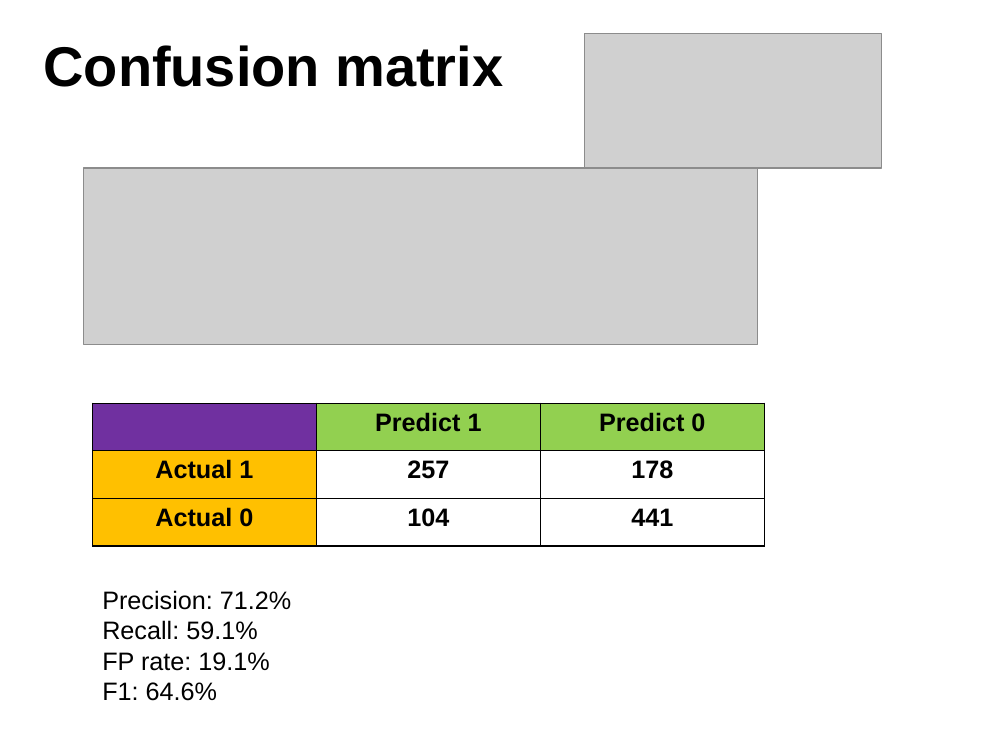
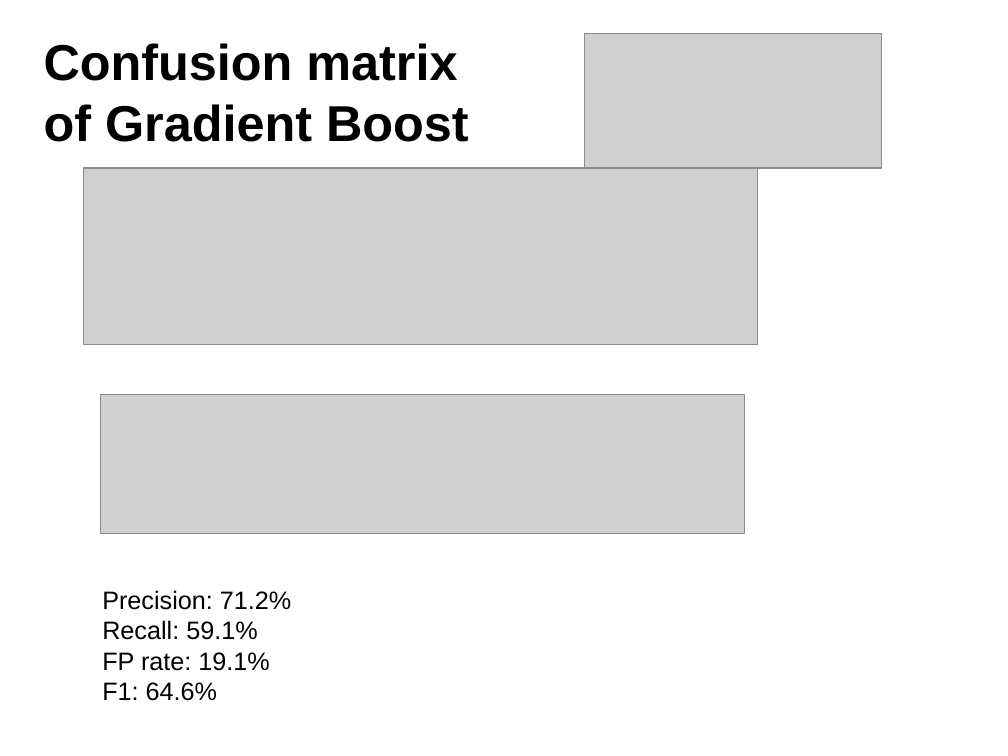
Before and after one commit to ggigaev/SFeaters, a slide deck: slide 12 of ppt/SFeaters_Final.pptx (slide 20 before the commit). Drawn at 1008x756 pixels with LibreOffice and Linux fonts; fonts in the diff are those of the drawing; grey boxes stand for pictures; background and template pictures are left out. Boxes give left, top, right and bottom in pixels: in the first picture for what was removed or moved away, otherwise in the second. Text is boxed around its words. In the diff, an @@ line names an element or a change of style, - is before the commit and + after.

```diff
--- a/ppt/SFeaters_Final.pptx
+++ b/ppt/SFeaters_Final.pptx
@@ text at box(44, 43, 457, 81): size 40 to 36 pt in "Confusion matrix" @@
@@ text at box(44, 104, 469, 142): paragraph added @@
+of Gradient Boost
@@ table removed at box(93, 403, 764, 546), 3 rows, 3 columns @@
- | Predict 1 | Predict 0
-Actual 1 | 257 | 178
-Actual 0 | 104 | 441
@@ picture added at box(101, 395, 744, 534) @@
```
Also in this commit, not shown: 5 other slides changed, 1 slide added, 18 slides removed, 18 other files.
